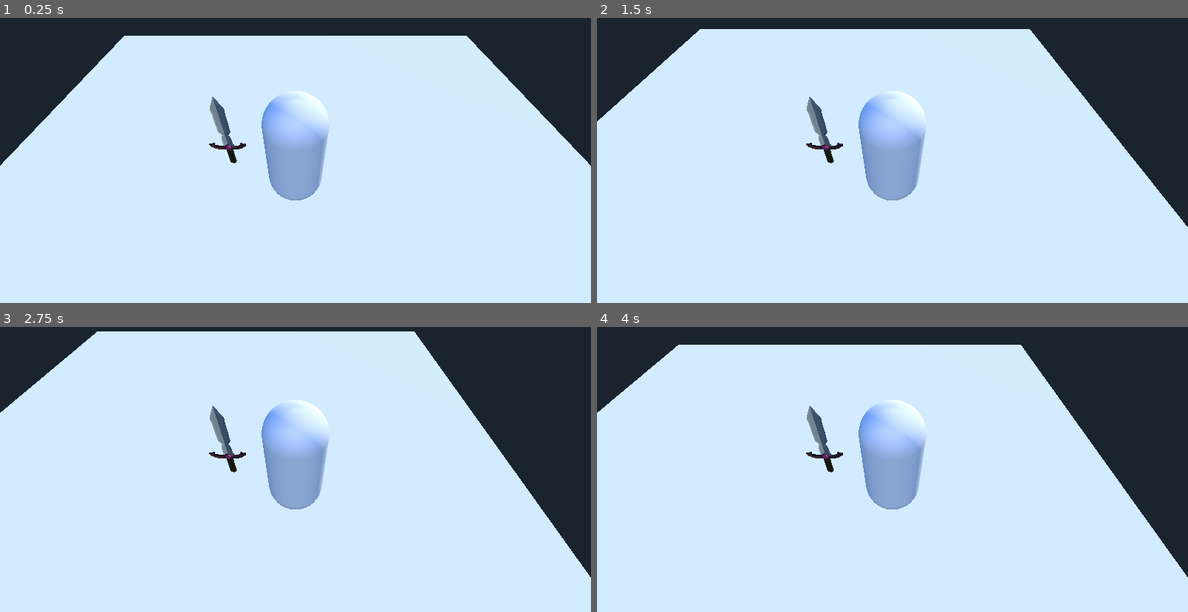
Above: before the commit, frames 1-4 (two rows, left to right).
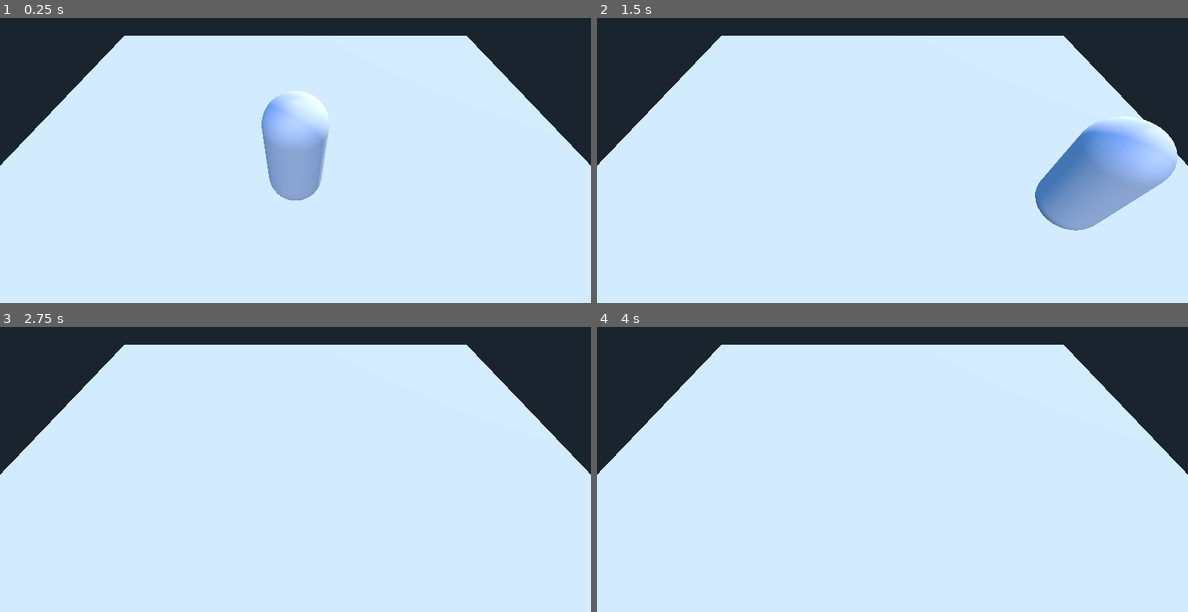
Above: after the commit, the same moments.

Repository: RokaRoka/altered-state-system
Game: Godot game, scene res://TestWorld.tscn
Same seed, same stepped clock (60 frames per second), same inputs: the game is played once before the commit and once after it.
Inputs:
- Up to frame 1 (0.25 s): no input
- Up to frame 2 (1.5 s): tap Enter at 0.5 s; hold D 0.53-1.28 s; hold S from 1.28 s (still down)
- Up to frame 3 (2.75 s): release S at 2.03 s; hold D from 2.03 s (still down)
- Up to frame 4 (4 s): tap Space at 2.75 s; release D at 2.78 s; hold W 2.78-3.53 s; tap Enter at 3.5 s; hold A from 3.53 s (still down)

The runs differ from the first frame. In frame 1, 0.5% of the frame differs, in the area x 35-42%, y 27-52%; in frame 2, 16%; in frame 3, 16%, in the area x 0-100%, y 1-88%; in frame 4, 13%.

Commit message:
Initial work on player movement.

Diff:
--- a/FireSword/Player/Player.gd
+++ b/FireSword/Player/Player.gd
@@ -5,35 +5,54 @@
 const VEC3_LEFT = Vector3( 1, 0, 0 )
 const VEC3_UP = Vector3( 0, 1, 0 )
 
+#physics constants
+const GRAVITY = Vector3(0, -30, 0)
+
 #editor members
-export var player_spd = 50
+#player speed in pixels per second
+export var player_spd = 2
 
 #private members
 var buffered_velocity = Vector3()
+var input_direction = Vector3()
 
 func _ready():
-	# Called every time the node is added to the scene.
-	# Initialization here
 	pass
 
 func _input(event):
 	if event is InputEventKey:
-		playerMovement( event.scancode )
+		match event.scancode:
+			KEY_W:
+				#move forward
+				input_direction += (VEC3_FORWARD * player_spd)
+			KEY_A:
+				#move left
+				input_direction += ( VEC3_LEFT * player_spd)
+			KEY_D:
+				#move right
+				input_direction += ( VEC3_LEFT * -1 * player_spd)
+			KEY_S:
+				#move back
+				input_direction += ( VEC3_FORWARD * -1 * player_spd)
+		if event.pressed:
+			bufferMovement( input_direction )
+		else:
+			#bufferMovement( input_direction * -1)
+			pass
 
 func _physics_process(delta):
-	pass
+	playerMovement()
+	#applyGravity()
 
-func playerMovement(key):
-	match key:
-		KEY_W:
-			#move forward
-			move_and_slide( VEC3_FORWARD * player_spd)
-		KEY_A:
-			#move left
-			move_and_slide( VEC3_LEFT * player_spd)
-		KEY_D:
-			#move right
-			move_and_slide( VEC3_LEFT * -1 * player_spd)
-		KEY_S:
-			#move back
-			move_and_slide( VEC3_FORWARD * -1 * player_spd)
+func playerMovement():
+	if buffered_velocity.length_squared() > 0:
+		move_and_slide( buffered_velocity )
+
+func bufferMovement(direction):
+	buffered_velocity = direction * player_spd
+
+func applyGravity():
+	var coll = move_and_collide( GRAVITY )
+	if coll != null:
+		#do ground collision stuff
+		pass
--- a/FireSword/TestWorld.tscn
+++ b/FireSword/TestWorld.tscn
@@ -1,7 +1,6 @@
-[gd_scene load_steps=7 format=2]
+[gd_scene load_steps=6 format=2]
 
 [ext_resource path="res://Player/Player.gd" type="Script" id=1]
-[ext_resource path="res://Player/Sword/source/firesword.dae" type="PackedScene" id=2]
 
 [sub_resource type="CapsuleMesh" id=1]
 
@@ -34,7 +33,24 @@
 
 environment = null
 
-[node name="KinematicBody" type="KinematicBody" parent="." index="1"]
+[node name="MainCamera" type="Camera" parent="." index="1"]
+
+transform = Transform( -1, 1.12108e-07, -1.01151e-07, 0, 0.669895, 0.742456, 1.50996e-07, 0.742456, -0.669895, 0, 7.01004, -3.78169 )
+keep_aspect = 1
+cull_mask = 1048575
+environment = null
+h_offset = 0.0
+v_offset = 0.0
+doppler_tracking = 2
+projection = 0
+current = true
+fov = 70.0
+size = 1.0
+near = 0.05
+far = 100.0
+_sections_unfolded = [ "Transform" ]
+
+[node name="Player" type="KinematicBody" parent="." index="2"]
 
 transform = Transform( 1, 0, 0, 0, 1, 0, 0, 0, 1, 0, 2, 0 )
 input_ray_pickable = true
@@ -50,9 +66,9 @@
 collision/safe_margin = 0.001
 script = ExtResource( 1 )
 _sections_unfolded = [ "Transform" ]
-player_spd = 50
+player_spd = 2
 
-[node name="PlayerBodyMesh" type="MeshInstance" parent="KinematicBody" index="0"]
+[node name="PlayerBodyMesh" type="MeshInstance" parent="Player" index="0"]
 
 transform = Transform( 1, 0, 0, 0, -4.37114e-08, 1, 0, -1, -4.37114e-08, 0, 0, 0 )
 layers = 1
@@ -69,35 +85,14 @@
 material/0 = null
 _sections_unfolded = [ "Transform" ]
 
-[node name="CollisionShape" type="CollisionShape" parent="KinematicBody" index="1"]
+[node name="CollisionShape" type="CollisionShape" parent="Player" index="1"]
 
 transform = Transform( 1, 0, 0, 0, -4.37114e-08, 1, 0, -1, -4.37114e-08, 0, 0, 0 )
 shape = SubResource( 2 )
 disabled = false
 _sections_unfolded = [ "Transform" ]
 
-[node name="SwordMesh" parent="KinematicBody" index="2" instance=ExtResource( 2 )]
-
-transform = Transform( 12, 0, 0, 0, 12, 0, 0, 0, 12, 1.64333, -0.520158, 0 )
-
-[node name="MainCamera" type="Camera" parent="KinematicBody" index="3"]
-
-transform = Transform( -1, 1.12108e-07, -1.01151e-07, 0, 0.669895, 0.742456, 1.50996e-07, 0.742456, -0.669895, 0, 5.01004, -3.78169 )
-keep_aspect = 1
-cull_mask = 1048575
-environment = null
-h_offset = 0.0
-v_offset = 0.0
-doppler_tracking = 2
-projection = 0
-current = true
-fov = 70.0
-size = 1.0
-near = 0.05
-far = 100.0
-_sections_unfolded = [ "Transform" ]
-
-[node name="DirectionalLight" type="DirectionalLight" parent="." index="2"]
+[node name="DirectionalLight" type="DirectionalLight" parent="." index="3"]
 
 transform = Transform( 0.77989, 0.288563, -0.55543, 0.00371455, 0.885238, 0.465124, 0.625905, -0.364809, 0.689316, 0, 8, 0 )
 layers = 1
@@ -125,7 +120,7 @@
 directional_shadow_max_distance = 200.0
 _sections_unfolded = [ "Transform" ]
 
-[node name="StaticBody" type="StaticBody" parent="." index="3"]
+[node name="StaticBody" type="StaticBody" parent="." index="4"]
 
 input_ray_pickable = true
 input_capture_on_drag = false
